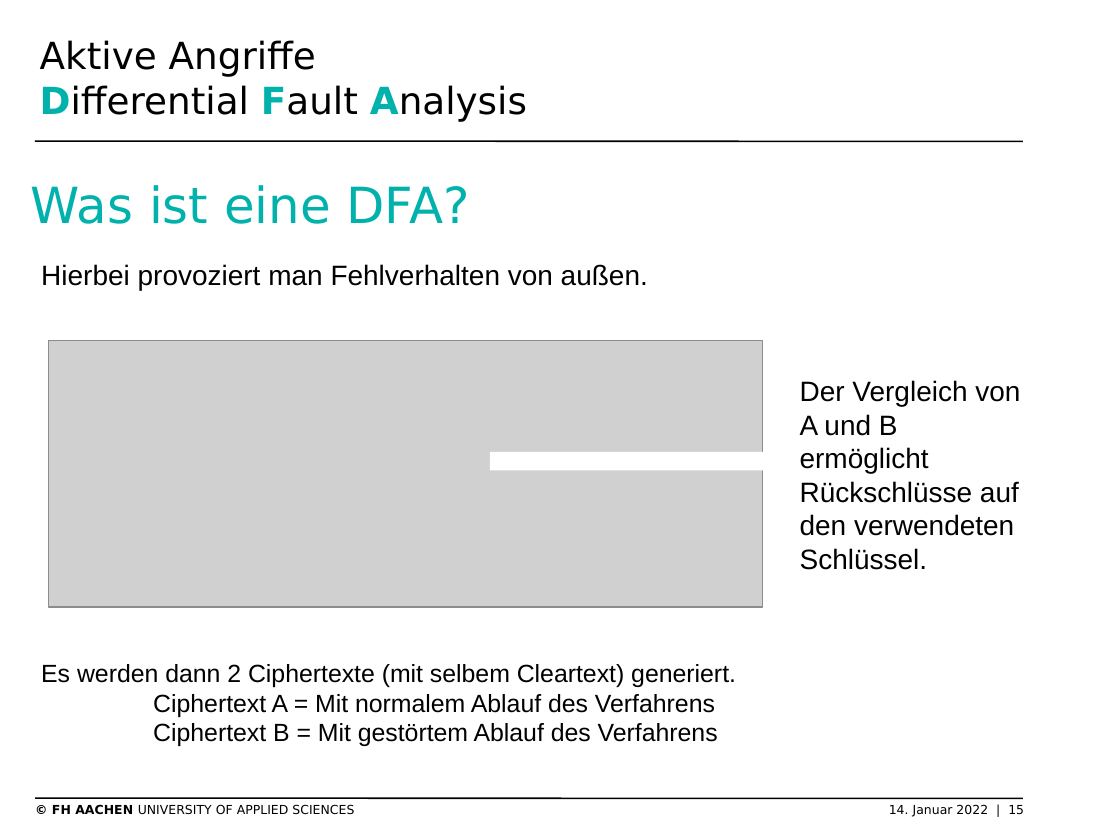
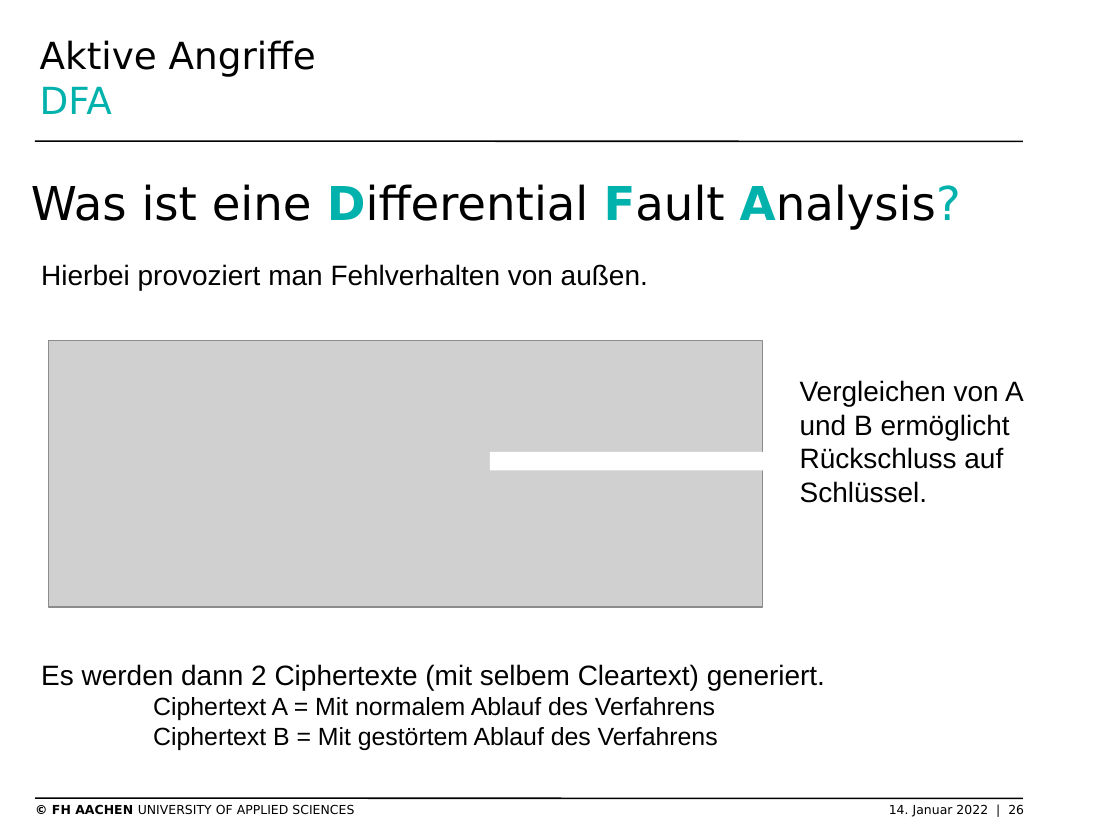
Before and after one commit to SchmickHub/Bachmann---Dahlhaus, a slide deck: slide 26 of Seitenkanal und HSM Folien.pptx (slide 15 before the commit). Drawn at 1120x840 pixels with LibreOffice and Linux fonts; fonts in the diff are those of the drawing; grey boxes stand for pictures; background and template pictures are left out. Boxes give left, top, right and bottom in pixels: in the first picture for what was removed or moved away, otherwise in the second. Text is boxed around its words. In the diff, an @@ line names an element or a change of style, - is before the commit and + after.

```diff
--- a/Seitenkanal und HSM Folien.pptx
+++ b/Seitenkanal und HSM Folien.pptx
@@ title at (40, 40, 316, 114): text changed @@
-Aktive Angriffe
-Differential Fault Analysis
+Aktive Angriffe
+DFA
@@ text at (31, 184, 961, 230): text changed; size 32 to 30 pt; text colour #00B1AC to #000000 @@
-Was ist eine DFA?
+Was ist eine Differential Fault Analysis?
@@ text at (800, 380, 1024, 503): text changed @@
-Der Vergleich von A und B ermöglicht Rückschlüsse auf den verwendeten Schlüssel.
+Vergleichen von A und B ermöglicht Rückschluss auf Schlüssel.
@@ text at (41, 664, 825, 690): size 16 to 18 pt in "Es werden dann 2 Ciphertexte (mit selbem ..." @@
@@ text at (52, 804, 1024, 817): text changed @@
-© FH AACHEN UNIVERSITY OF APPLIED SCIENCES 14. Januar 2022 | 15
+© FH AACHEN UNIVERSITY OF APPLIED SCIENCES 14. Januar 2022 | 26
```
Also in this commit, not shown: 16 other slides changed, 13 slides added.
